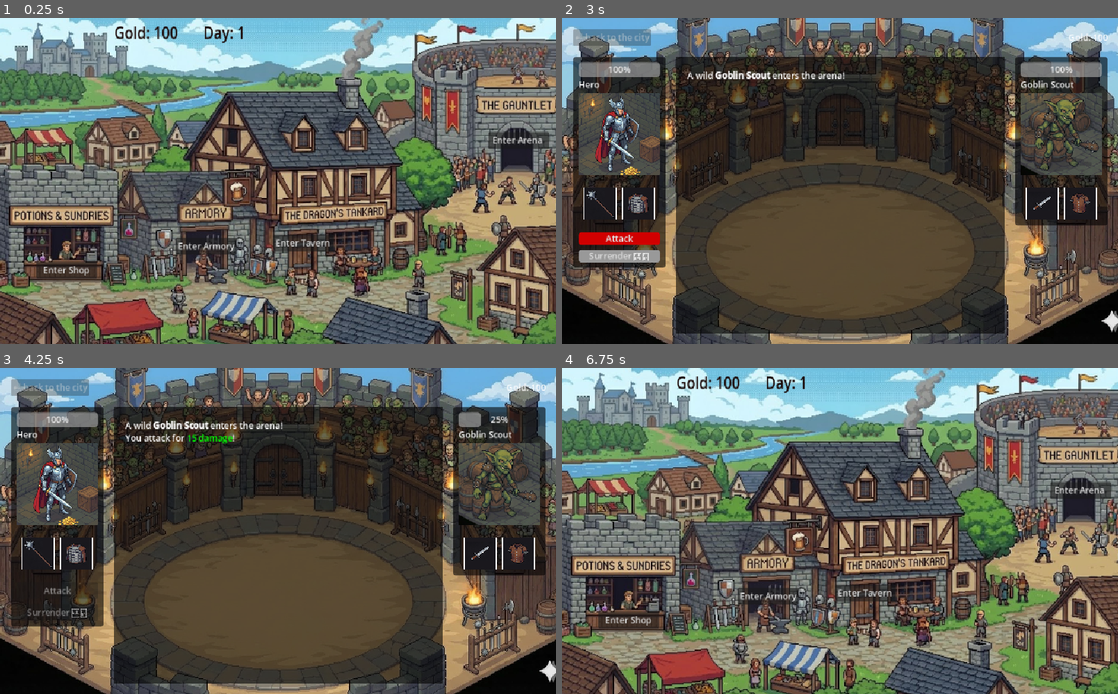
Above: before the commit, frames 1-4 (two rows, left to right).
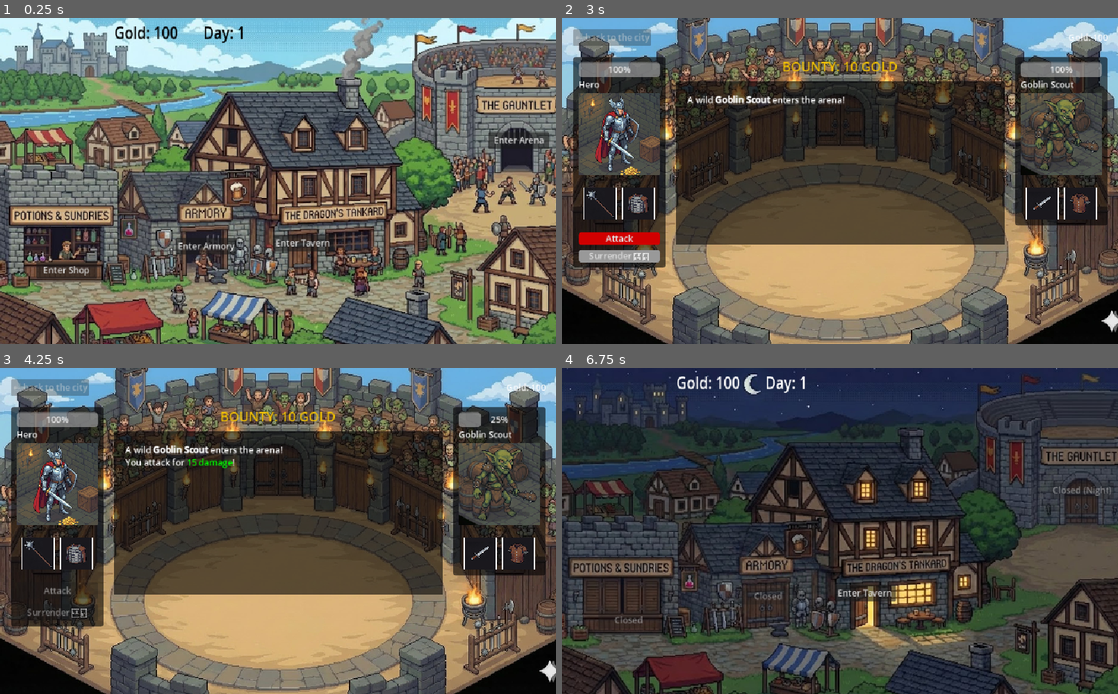
Above: after the commit, the same moments.

Repository: Plata101/Arena-In-Luskan-Godot
Game: Godot game, scene res://scenes/city_hub.tscn
Two runs of this game, one before a commit and one after it. Both use one fixed random seed, a clock stepped at 60 frames per second and the inputs below. The engine's default icon, where the game draws it, is replaced by a stand-in: a white triangle on a blue panel in a dark square.
Inputs:
- Up to frame 1 (0.25 s): no input
- Up to frame 2 (3 s): click "Enter Arena" at 0.5 s; click "← back to the city" at 1.25 s; click "Enter Arena" at 2 s; click "FIGHT 🗡️" at 2.75 s
- Up to frame 3 (4.25 s): click "Attack" at 3.5 s
- Up to frame 4 (6.75 s): tap Enter at 4.25 s; tap Space at 5 s; click "Surrender 🏳️" at 5.75 s; click "Limp back to City" at 6.5 s

The runs differ from the first frame. In frame 1, 0.2% of the frame differs, in the area x 20-98%, y 2-39%; in frame 2, 21%; in frame 3, 21%; in frame 4, 87%, in the area x 0-100%, y 0-100%.

Commit message:
City turns to night

Diff:
--- a/scenes/battle.tscn
+++ b/scenes/battle.tscn
@@ -202,12 +202,30 @@
 theme_override_styles/normal = SubResource("StyleBoxFlat_f4pi3")
 text = "Surrender 🏳️"
 
-[node name="LogArea" type="PanelContainer" parent="MarginContainer/VBoxContainer/BattleField"]
+[node name="VBoxContainer" type="VBoxContainer" parent="MarginContainer/VBoxContainer/BattleField"]
 layout_mode = 2
 size_flags_horizontal = 3
+size_flags_vertical = 0
+theme_override_constants/separation = 10
+
+[node name="BountyLabel" type="RichTextLabel" parent="MarginContainer/VBoxContainer/BattleField/VBoxContainer"]
+unique_name_in_owner = true
+layout_mode = 2
+theme_override_colors/default_color = Color(0.937255, 0.74902, 0.0156863, 1)
+theme_override_font_sizes/italics_font_size = 24
+theme_override_font_sizes/normal_font_size = 24
+text = "Bounty: 100 Gold"
+fit_content = true
+horizontal_alignment = 1
+
+[node name="LogArea" type="PanelContainer" parent="MarginContainer/VBoxContainer/BattleField/VBoxContainer"]
+custom_minimum_size = Vector2(0, 300)
+layout_mode = 2
+size_flags_horizontal = 3
+size_flags_vertical = 0
 theme_override_styles/panel = SubResource("StyleBoxFlat_p1qf1")
 
-[node name="BattleLog" type="RichTextLabel" parent="MarginContainer/VBoxContainer/BattleField/LogArea"]
+[node name="BattleLog" type="RichTextLabel" parent="MarginContainer/VBoxContainer/BattleField/VBoxContainer/LogArea"]
 unique_name_in_owner = true
 layout_mode = 2
 
--- a/scenes/city_hub.tscn
+++ b/scenes/city_hub.tscn
@@ -7,6 +7,7 @@
 script = ExtResource("1_6r8dd")
 
 [node name="Background" type="TextureRect" parent="."]
+unique_name_in_owner = true
 offset_left = -12.0
 offset_top = -11.0
 offset_right = 1012.0
@@ -45,6 +46,7 @@
 text = "Day: 1"
 
 [node name="BtnArena" type="Button" parent="."]
+unique_name_in_owner = true
 offset_left = 899.0
 offset_top = 209.0
 offset_right = 1011.0
@@ -52,6 +54,7 @@
 text = "Enter Arena "
 
 [node name="BtnShop" type="Button" parent="."]
+unique_name_in_owner = true
 offset_left = 66.0
 offset_top = 448.0
 offset_right = 178.0
@@ -59,6 +62,7 @@
 text = "Enter Shop"
 
 [node name="BtnTavern" type="Button" parent="."]
+unique_name_in_owner = true
 offset_left = 503.0
 offset_top = 398.0
 offset_right = 615.0
@@ -66,6 +70,7 @@
 text = "Enter Tavern "
 
 [node name="BtnArmory" type="Button" parent="."]
+unique_name_in_owner = true
 offset_left = 323.0
 offset_top = 404.0
 offset_right = 435.0
--- a/scripts/CityHub.gd
+++ b/scripts/CityHub.gd
@@ -1,10 +1,18 @@
 extends Node2D
 
-# Wir holen uns die Referenzen zu den Labels
-# Das "%" Zeichen ist ein genialer Trick in Godot 4 (Unique Names).
-# Dazu gleich mehr unten!
+# --- UI REFERENZEN ---
+@onready var background = %Background
 @onready var goldLabel = %GoldLabel
 @onready var dayLabel = %DayLabel
+
+@onready var btnArena = %BtnArena
+@onready var btnShop = %BtnShop
+@onready var btnArmory = %BtnArmory
+@onready var btnTavern = %BtnTavern
+
+# --- BILDER LADEN ---
+var img_day = preload("res://assets/sprites/bg_image.jpg") # Dein Tag-Bild
+var img_night = preload("res://assets/sprites/bg_image_night.jpg") # Dein neues Nacht-Bild
 
 func _ready():
 	# Wenn die Szene startet, aktualisieren wir die UI mit den Daten aus dem GameManager
@@ -14,6 +22,48 @@
 	# Wir greifen auf den globalen GameManager zu
 	goldLabel.text = "Gold: " + str(GameManager.currentGold)
 	dayLabel.text = "Day: " + str(GameManager.currentDay)
+	# 3. Tageszeit prüfen und Stadt aufbauen
+	if GameManager.is_night:
+		setup_night()
+	else:
+		setup_day()
+
+
+
+func setup_day():
+	background.texture = img_day
+
+	# Alles geöffnet
+	btnArena.disabled = false
+	btnShop.disabled = false
+	btnArmory.disabled = false
+
+	btnArena.text = "Enter Arena"
+	btnShop.text = "Enter Shop"
+	btnArmory.text = "Enter Armory"
+
+	if goldLabel:
+		goldLabel.add_theme_color_override("font_color", Color.BLACK)
+	if dayLabel:
+		dayLabel.add_theme_color_override("font_color", Color.BLACK)
+
+func setup_night():
+	background.texture = img_night
+
+	# Bei Nacht hat alles zu (außer die Taverne!)
+	btnArena.disabled = true
+	btnShop.disabled = true
+	btnArmory.disabled = true
+
+	btnArena.text = "Closed (Night)"
+	btnShop.text = "Closed"
+	btnArmory.text = "Closed"
+
+	# Textfarbe auf Weiß setzen
+	if goldLabel:
+		goldLabel.add_theme_color_override("font_color", Color.WHITE)
+	if dayLabel:
+		dayLabel.add_theme_color_override("font_color", Color.WHITE)
 
 
 # Diese Funktionen erstellen wir gleich über Signale
--- a/scripts/GameManager.gd
+++ b/scripts/GameManager.gd
@@ -16,3 +16,7 @@
 var inventory: Array = []
 
 var currentEnemy = {} # Hier speichern wir das ausgewählte Monster vor dem Szenenwechsel
+
+# NEUE VARIABLEN FÜR DEN LOOP
+var current_day = 1
+var is_night = false
--- a/scripts/battle.gd
+++ b/scripts/battle.gd
@@ -11,6 +11,7 @@
 @onready var heroVisual = %HeroVisual     # WICHTIG: Muss im Editor existieren!
 @onready var heroWeaponIcon = %HeroWeaponIcon
 @onready var heroArmorIcon = %HeroArmorIcon
+@onready var bountyLabel = %BountyLabel
 
 # Enemy Stats & UI
 @onready var enemyName = %EnemyName
@@ -33,6 +34,9 @@
 # Schadenswerte
 var hero_damage = 15      # Festwert (später Variabel)
 var enemy_damage = 8      # Wird durch setupBattle überschrieben
+# Battlelog container
+var log_history = [] # Ein Array für die Nachrichten
+const MAX_LOG_LINES = 7 # Wie viele Zeilen du maximal willst
 
 
 # --- LIFECYCLE ---
@@ -71,6 +75,10 @@
 	current_enemy_max_hp = enemyData.get("hp", 20)
 	current_enemy_hp = current_enemy_max_hp
 	enemy_damage = enemyData.get("damage", 5)
+
+	# Bounty / Reward anzeigen
+	var reward = enemyData.get("reward_gold", 0)
+	bountyLabel.text = "BOUNTY: " + str(reward) + " GOLD"
 
 	# Health Bars initialisieren
 	enemyHealthBar.max_value = current_enemy_max_hp
@@ -207,7 +215,19 @@
 	shake_tween.tween_property(target_visual, "position:x", original_pos.x, 0.05)
 
 func logText(text: String):
-	battleLog.append_text("\n" + text)
+	# 1. Neue Nachricht ins Array packen
+	log_history.append(text)
+
+	# 2. Prüfen, ob wir zu viele haben (Array.size() statt .length)
+	if log_history.size() > MAX_LOG_LINES:
+		log_history.pop_front() # Das älteste Element löschen (wie shift())
+
+	# 3. Das Textfeld leeren und neu befüllen
+	battleLog.clear()
+
+	for line in log_history:
+		# Wir fügen jede Zeile aus dem Gedächtnis wieder ein
+		battleLog.append_text("\n" + line)
 
 # --- HELPER FUNCTIONS ---
 
@@ -225,4 +245,6 @@
 		icon_node.texture = null
 
 func _on_btn_back_pressed():
+	# Wenn wir die Arena verlassen, wird es Nacht!
+	GameManager.is_night = true
 	get_tree().change_scene_to_file("res://scenes/city_hub.tscn")
Binary file added: assets/sprites/bg_image_night.jpg
Not shown, added: assets/sprites/bg_image_night.jpg.import
Not shown, changed: .DS_Store
